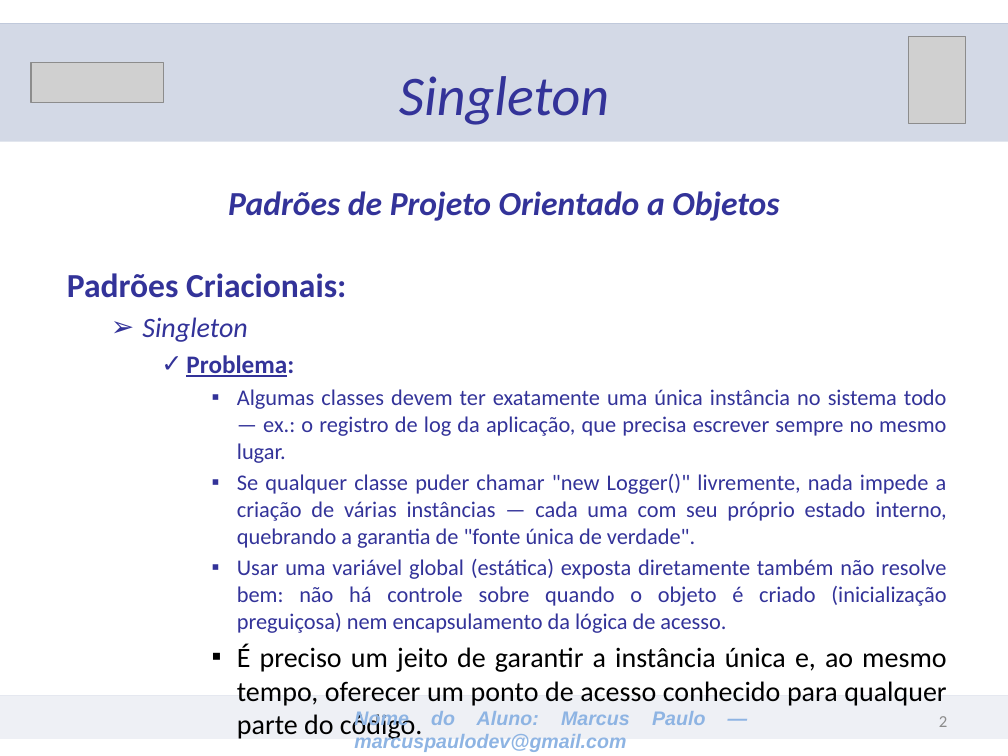
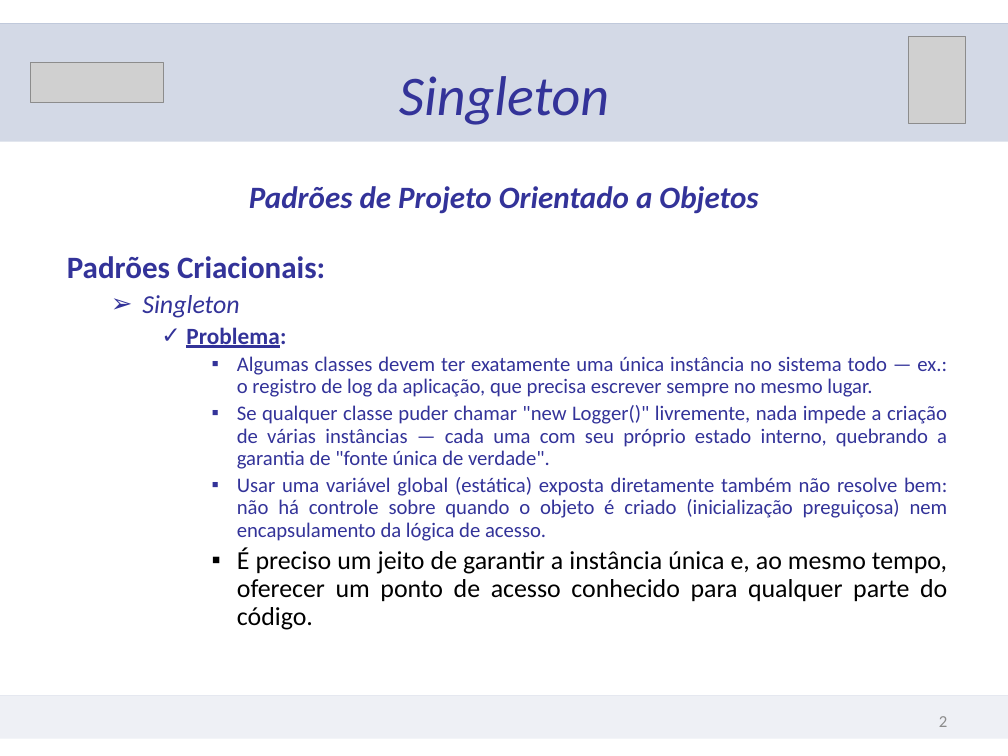
Before and after one commit to marcuspaulodev/lab_poo, a slide deck: slide 2 of singleton/apresentacao/Singleton_-_Apresentacao.pptx. Drawn at 1008x756 pixels with LibreOffice and Linux fonts; fonts in the diff are those of the drawing; grey boxes stand for pictures. Boxes give left, top, right and bottom in pixels: in the first picture for what was removed or moved away, otherwise in the second. Text is boxed around its words. In the diff, an @@ line names an element or a change of style, - is before the commit and + after.

```diff
--- a/singleton/apresentacao/Singleton_-_Apresentacao.pptx
+++ b/singleton/apresentacao/Singleton_-_Apresentacao.pptx
@@ text "Padrões de Projeto Orientado a ..." at [67,186,948,630]: size 24 to 22.2 pt in "Padrões de Projeto Orientado a Objetos", "Padrões Criacionais:"; size 20 to 18.5 pt in "Singleton", "É preciso um jeito de garantir a ..."; size 18 to 16.6 pt in "Problema:"; size 16 to 14.8 pt in "Algumas classes devem ter exatamente uma única ...", "Se qualquer classe puder chamar "new Logger()" ...", "Usar uma variável global (estática) exposta diretamente ..."; line spacing 1 to 0.9 @@
@@ text removed at [354,711,705,752] @@
-Nome do Aluno: Marcus Paulo — marcuspaulodev@gmail.com
```
Also in this commit, not shown: 6 other slides changed, 1 other file.
